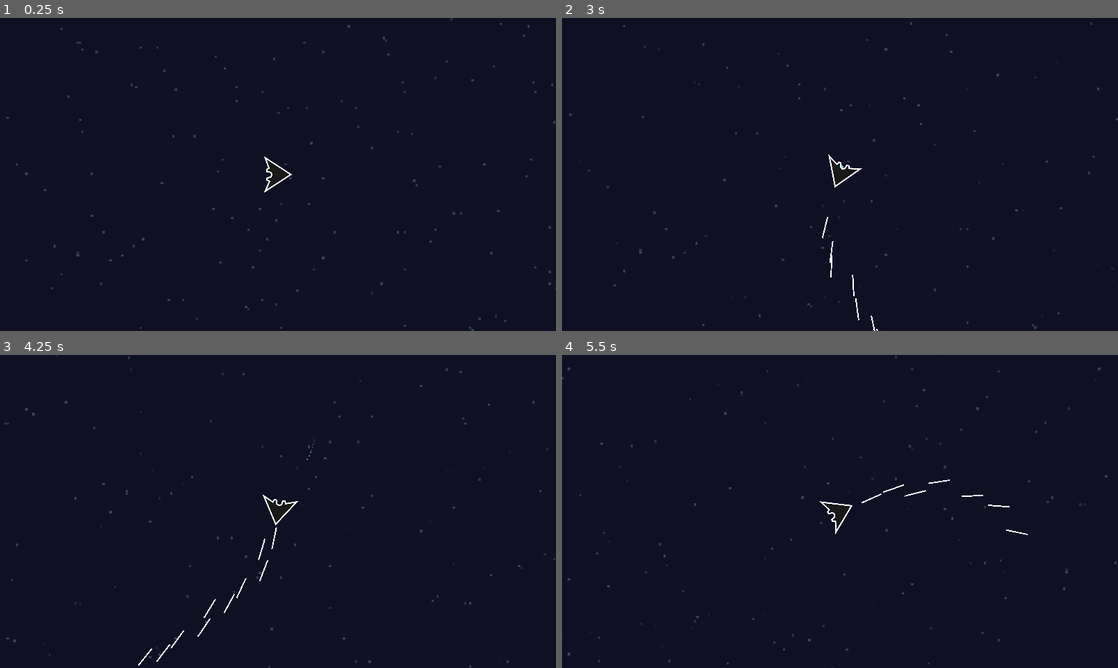
Above: before the commit, frames 1-4 (two rows, left to right).
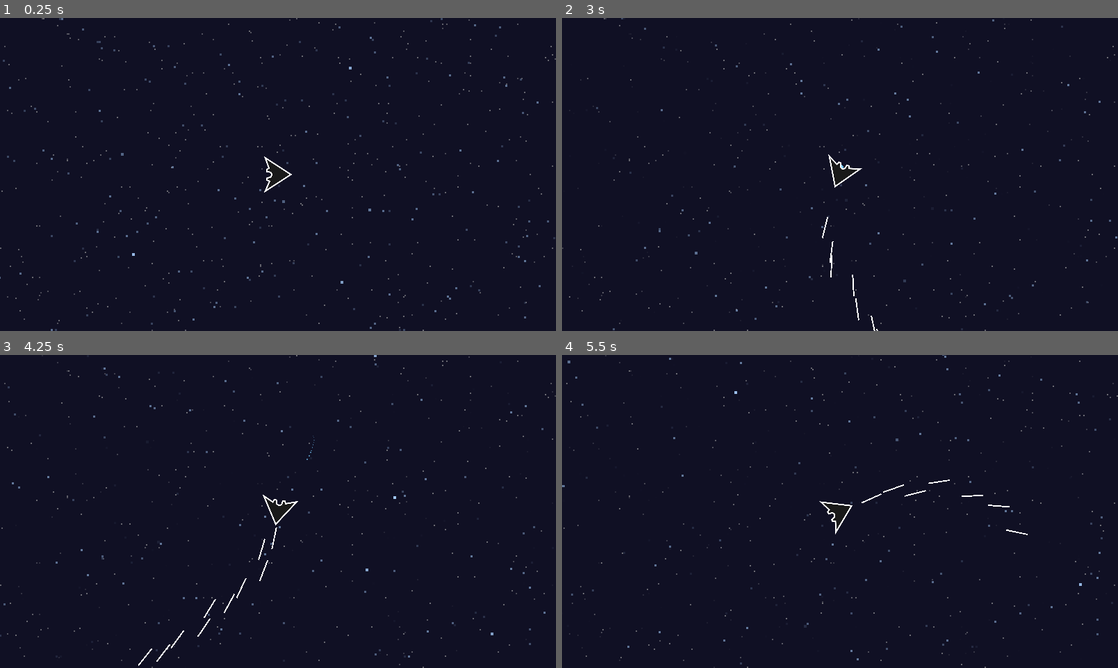
Above: after the commit, the same moments.

Repository: JoeZlonicky/asteroid-miner-prototype
Game: Godot game, scene res://game/game.tscn
Same seed, same stepped clock (60 frames per second), same inputs: the game is played once before the commit and once after it.
Inputs:
- Up to frame 1 (0.25 s): no input
- Up to frame 2 (3 s): hold D (turn_right) 0.53-1.28 s; hold Space (shoot) 0.53-1.28 s; hold S (slow_down) 1.28-2.03 s; tap Space (shoot) at 1.35, 2.85 s; hold D (turn_right) 2.03-2.78 s; hold Space (shoot) 2.03-2.78 s; hold W (move_forward) from 2.78 s (still down)
- Up to frame 3 (4.25 s): release W (move_forward) at 3.53 s; hold A (turn_left) from 3.53 s (still down); hold Space (shoot) from 3.53 s (still down)
- Up to frame 4 (5.5 s): release Space (shoot) at 4.28 s; tap Space (shoot) at 4.35 s; release A (turn_left) at 5.03 s; hold S (slow_down) from 5.03 s (still down); hold Space (shoot) from 5.03 s (still down)

The runs differ from the first frame. In frame 1, 1.2% of the frame differs, in the area x 0-100%, y 0-100%; in frame 2, 0.7%; in frame 3, 0.8%; in frame 4, 0.8%.

Commit message:
Parallax

Diff:
--- a/game/background/background.gd
+++ b/game/background/background.gd
@@ -1,13 +1,21 @@
-extends ParallaxBackground
+extends CanvasLayer
 
+
+const FAR_PARALLAX: float = 0.1
+const CLOSE_PARALLAX: float = 0.5
 
 @export var camera: Camera2D = null
 
-@onready var stars: ColorRect = $ParallaxLayer/Stars
+@onready var far_stars: ColorRect = $FarStars
+@onready var close_stars: ColorRect = $CloseStars
 
 
 func _process(_delta: float) -> void:
 	if camera == null:
 		return
 
-	stars.material.set("shader_parameter/camera_offset", camera.global_position)
+	far_stars.material.set("shader_parameter/camera_offset",
+		camera.global_position * FAR_PARALLAX)
+
+	close_stars.material.set("shader_parameter/camera_offset",
+		camera.global_position * CLOSE_PARALLAX)
--- a/game/background/background.tscn
+++ b/game/background/background.tscn
@@ -6,20 +6,35 @@
 [sub_resource type="ShaderMaterial" id="ShaderMaterial_jcras"]
 shader = ExtResource("1_y1l0r")
 shader_parameter/bg_color = Color(0.0627451, 0.0627451, 0.141176, 1)
-shader_parameter/star_color = Color(0.658824, 0.815686, 1, 0.32549)
-shader_parameter/star_size = 3.361
+shader_parameter/star_color = Color(1, 1, 1, 0.494118)
+shader_parameter/star_size = 2.0
 shader_parameter/star_density = 0.32
 shader_parameter/star_twinkle_speed = 5.0
 shader_parameter/camera_offset = null
 
-[node name="Background" type="ParallaxBackground"]
+[sub_resource type="ShaderMaterial" id="ShaderMaterial_bk2y3"]
+shader = ExtResource("1_y1l0r")
+shader_parameter/bg_color = Color(0.0627451, 0.0627451, 0.141176, 0)
+shader_parameter/star_color = Color(0.658824, 0.815686, 1, 0.819608)
+shader_parameter/star_size = 3.0
+shader_parameter/star_density = 0.32
+shader_parameter/star_twinkle_speed = 5.0
+shader_parameter/camera_offset = null
+
+[sub_resource type="ShaderMaterial" id="ShaderMaterial_r6685"]
+shader = ExtResource("1_y1l0r")
+shader_parameter/bg_color = Color(0.0627451, 0.0627451, 0.141176, 0)
+shader_parameter/star_color = Color(0.658824, 0.815686, 1, 1)
+shader_parameter/star_size = 4.0
+shader_parameter/star_density = 0.145
+shader_parameter/star_twinkle_speed = 5.0
+shader_parameter/camera_offset = null
+
+[node name="Background" type="CanvasLayer"]
 layer = -1
 script = ExtResource("2_2wp3b")
 
-[node name="ParallaxLayer" type="ParallaxLayer" parent="."]
-motion_mirroring = Vector2(3840, 2160)
-
-[node name="Stars" type="ColorRect" parent="ParallaxLayer"]
+[node name="StaticStars" type="ColorRect" parent="."]
 material = SubResource("ShaderMaterial_jcras")
 custom_minimum_size = Vector2(3840, 2160)
 anchors_preset = 15
@@ -29,3 +44,25 @@
 offset_bottom = 2160.0
 grow_horizontal = 2
 grow_vertical = 2
+
+[node name="FarStars" type="ColorRect" parent="."]
+material = SubResource("ShaderMaterial_bk2y3")
+custom_minimum_size = Vector2(3840, 2160)
+anchors_preset = 15
+anchor_right = 1.0
+anchor_bottom = 1.0
+offset_right = 3840.0
+offset_bottom = 2160.0
+grow_horizontal = 2
+grow_vertical = 2
+
+[node name="CloseStars" type="ColorRect" parent="."]
+material = SubResource("ShaderMaterial_r6685")
+custom_minimum_size = Vector2(3840, 2160)
+anchors_preset = 15
+anchor_right = 1.0
+anchor_bottom = 1.0
+offset_right = 3840.0
+offset_bottom = 2160.0
+grow_horizontal = 2
+grow_vertical = 2
Not shown: 1 places in game/background/background.tscn that only renumber resources
